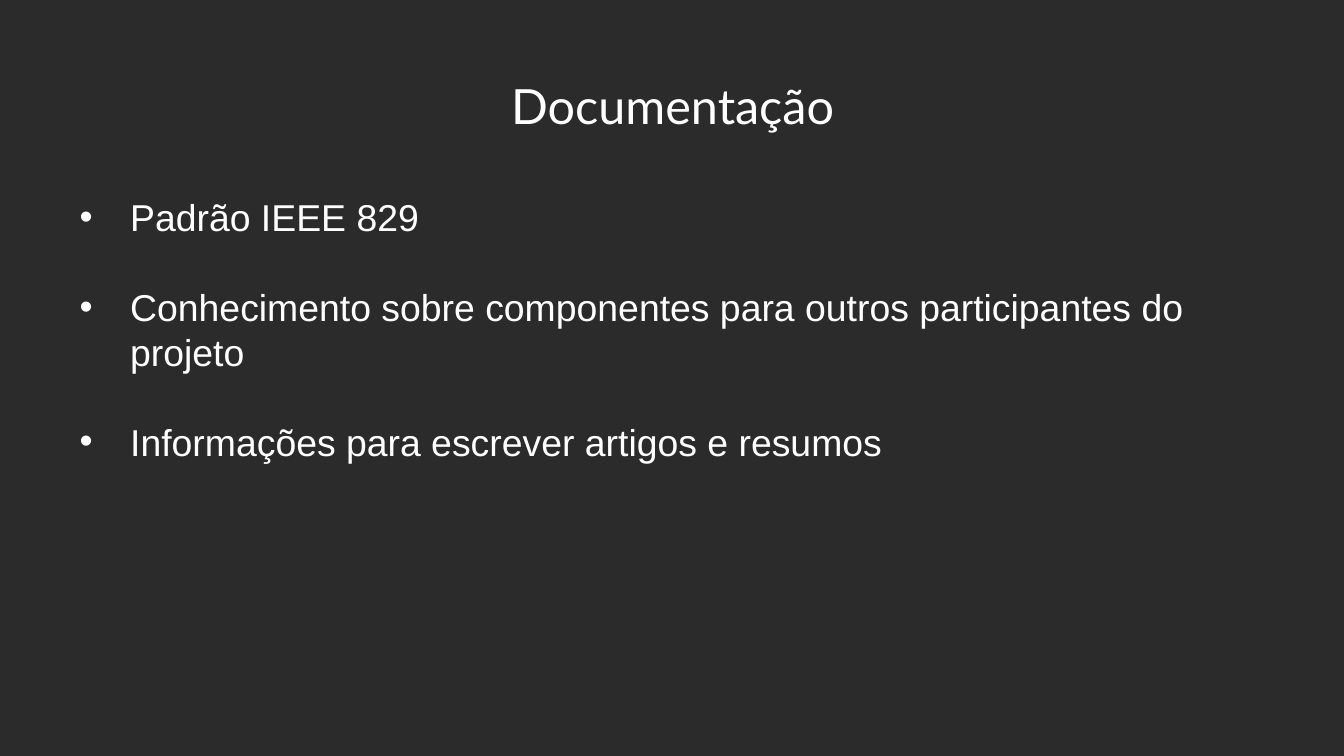
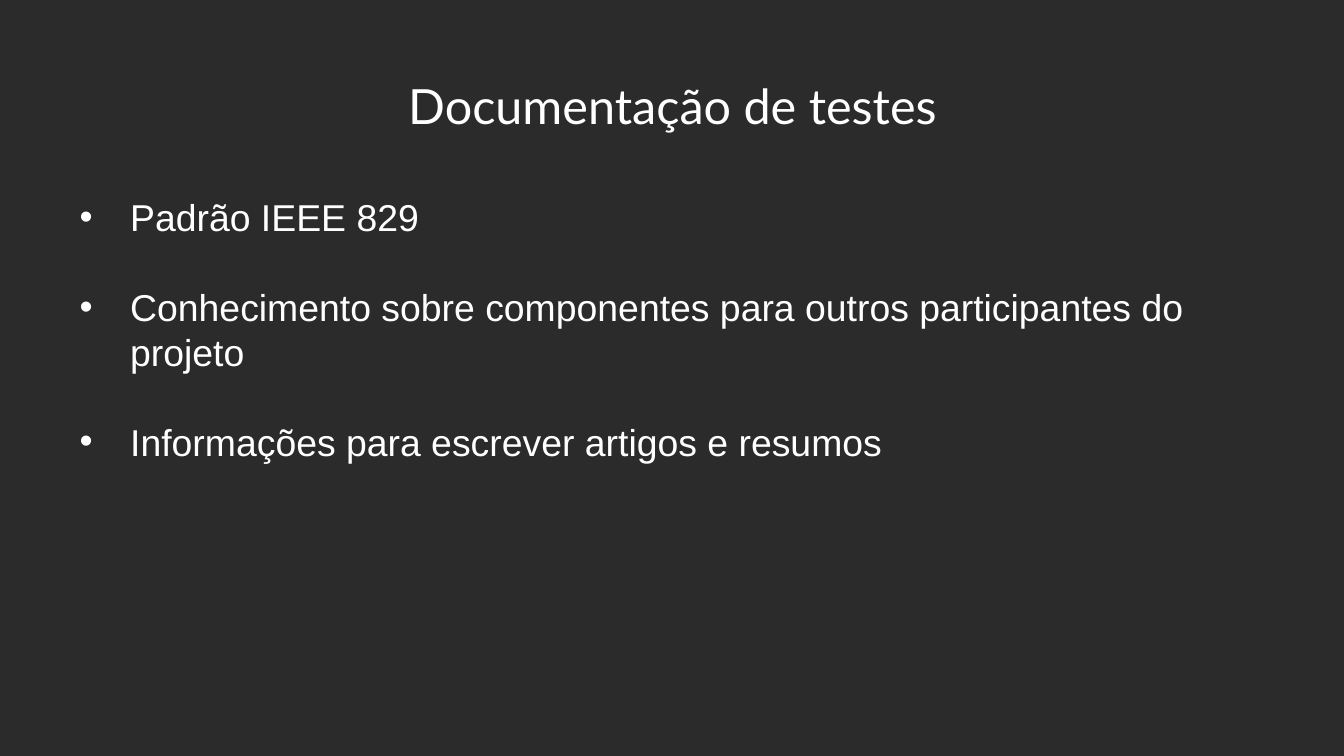
Before and after one commit to leoalopes/tccCodeIgniter, a slide deck: slide 4 of SeminarioAndamento.pptx. Drawn at 1344x756 pixels with LibreOffice and Linux fonts; fonts in the diff are those of the drawing; background and template pictures are left out; a plain dark background stands for a picture behind light text. Boxes give left, top, right and bottom in pixels: in the first picture for what was removed or moved away, otherwise in the second. Text is boxed around its words. In the diff, an @@ line names an element or a change of style, - is before the commit and + after.

```diff
--- a/SeminarioAndamento.pptx
+++ b/SeminarioAndamento.pptx
@@ title at [408,88,937,133]: text changed @@
-Documentação
+Documentação de testes
```
Also in this commit, not shown: 4 other slides changed, 1 slide added, 1 slide removed, 2 other files.
